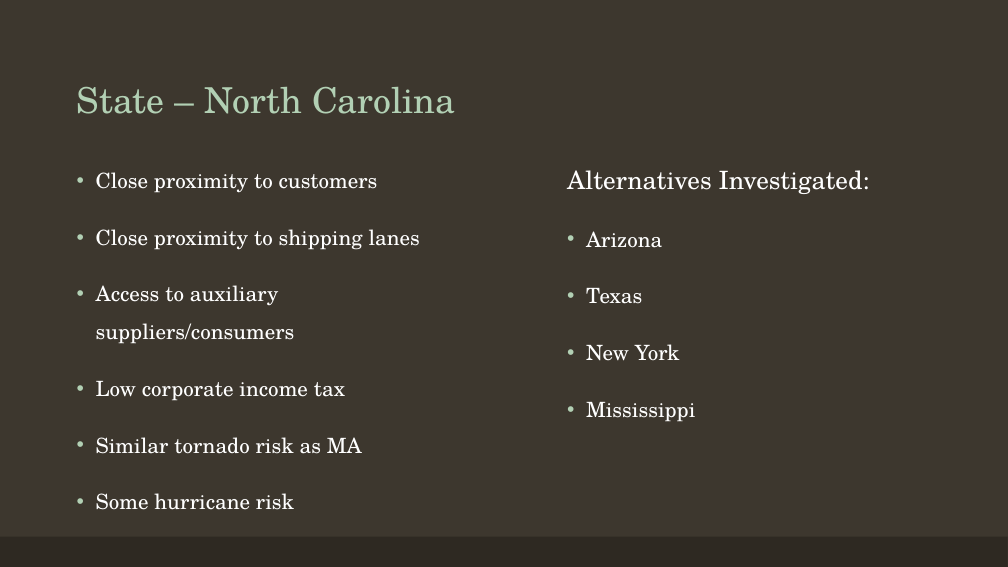
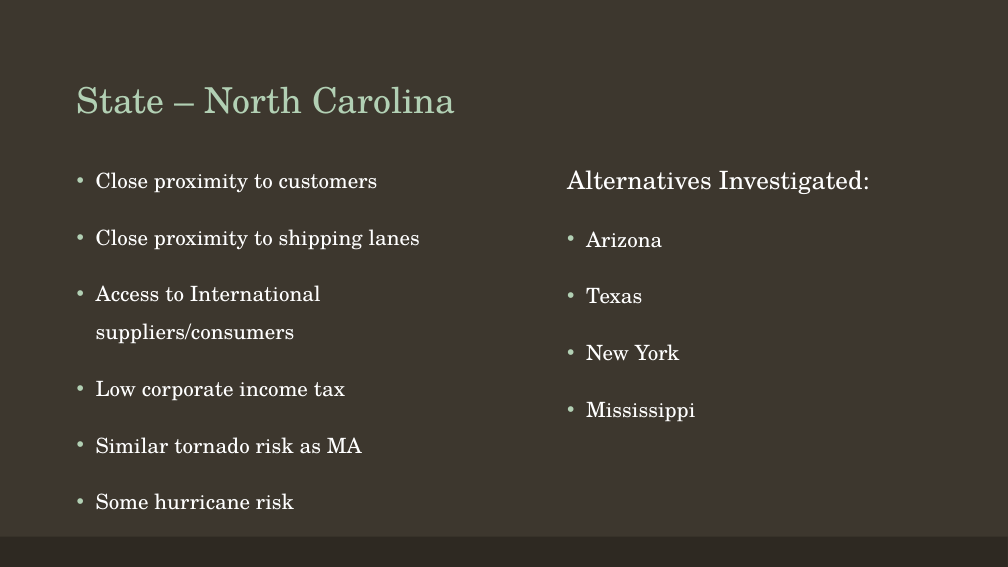
Before and after one commit to kpuc1997/worsteadengineering, a slide deck: slide 7 of sitepresentation/sitepresentation.pptx. Drawn at 1008x567 pixels with LibreOffice and Linux fonts; fonts in the diff are those of the drawing. Boxes give left, top, right and bottom in pixels: in the first picture for what was removed or moved away, otherwise in the second. Text is boxed around its words. In the diff, an @@ line names an element or a change of style, - is before the commit and + after.

Commit message:
Updated

```diff
--- a/sitepresentation/sitepresentation.pptx
+++ b/sitepresentation/sitepresentation.pptx
@@ text at (96, 285, 321, 344): text changed @@
-• Access to auxiliary suppliers/consumers
+• Access to International suppliers/consumers
```
